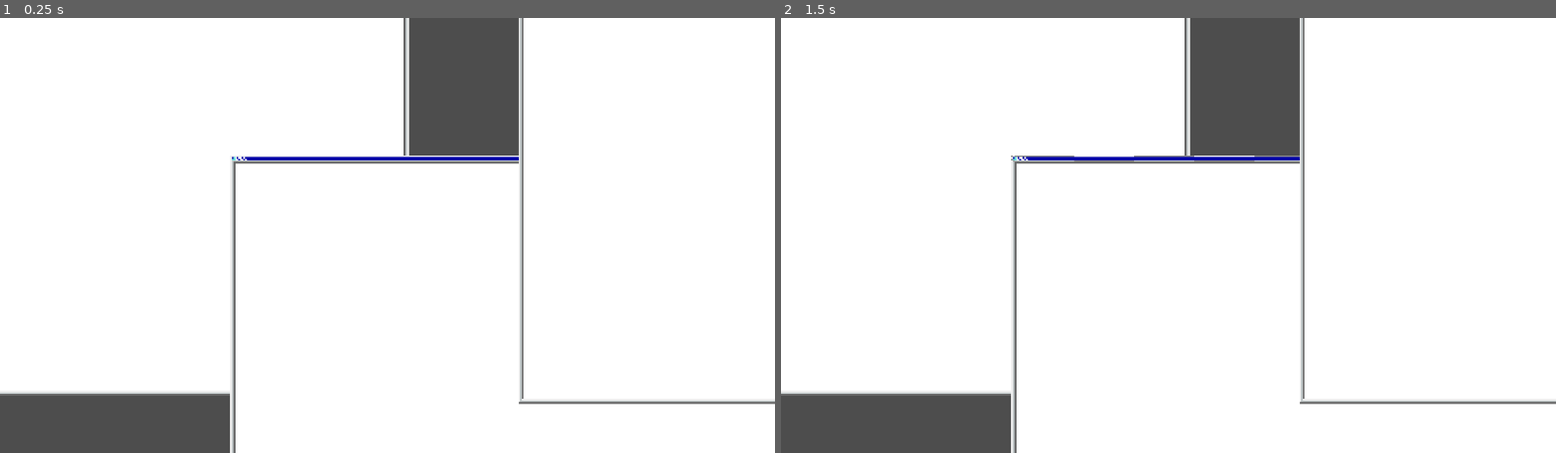
Above: before the commit, frames 1-2 (left to right).
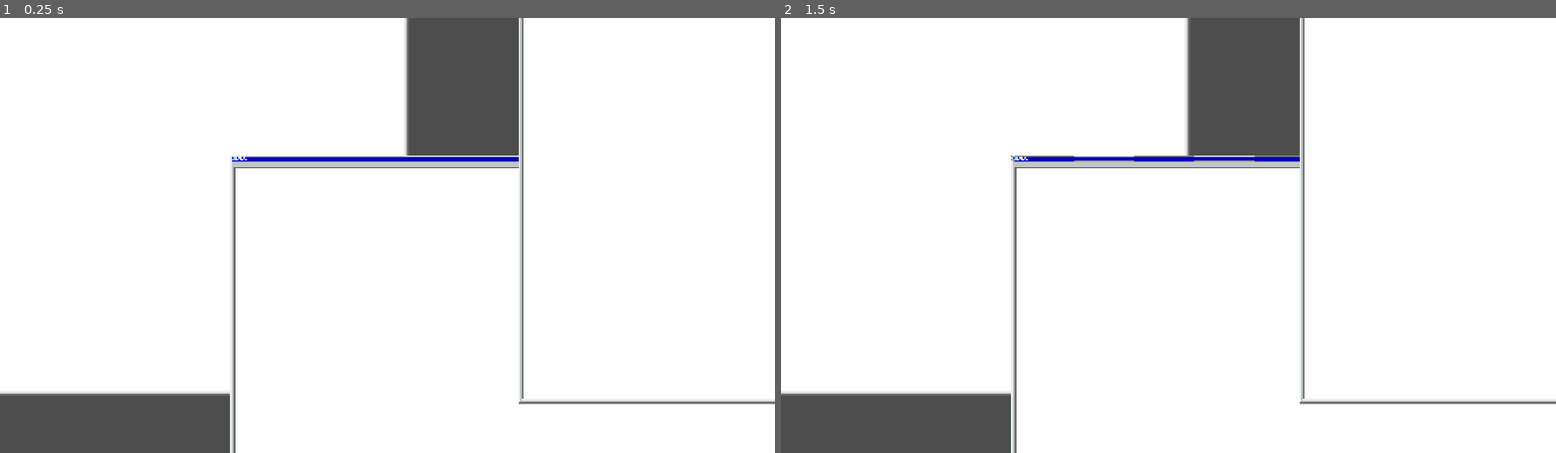
Above: after the commit, the same moments.

Repository: ManechLepage/BHX9
Game: Godot game, scene res://Scenes/main.tscn
The game is run twice, just before and just after one commit, with the same random seed, the same clock (stepped at 60 frames per second) and the same inputs.
Inputs (mouse positions are in pixels of both pictures, inside the frame that each line leads up to):
- Up to frame 1 (0.25 s): no input
- Up to frame 2 (1.5 s): click (1315, 157) at 0.5 s; click (1315, 157) at 1.25 s

The runs differ from the first frame. In frame 1, 0.8% of the frame differs, in the area x 29-67%, y 0-35%; in frame 2, 0.7%.

Commit message:
tabs update

Diff:
--- a/bhx-9/Scenes/Windows/window.tscn
+++ b/bhx-9/Scenes/Windows/window.tscn
@@ -9,7 +9,7 @@
 texture = ExtResource("1_28hdt")
 region_rect = Rect2(0, 0, 32, 32)
 patch_margin_left = 10
-patch_margin_top = 5
+patch_margin_top = 8
 patch_margin_right = 10
 patch_margin_bottom = 3
 script = ExtResource("1_g88ka")
--- a/bhx-9/Visual/main.tres
+++ b/bhx-9/Visual/main.tres
@@ -57,21 +57,22 @@
 
 [sub_resource type="StyleBoxTexture" id="StyleBoxTexture_1tyxu"]
 texture = ExtResource("1_xrraj")
-texture_margin_left = 10.161709
-texture_margin_top = 5.0
-texture_margin_right = 10.0
+texture_margin_left = 10.0
+texture_margin_top = 8.0
+texture_margin_right = 13.0
 texture_margin_bottom = 3.0
 expand_margin_left = 2.0
 expand_margin_top = 5.0
 expand_margin_right = 2.0
 expand_margin_bottom = 2.0
+region_rect = Rect2(0, 0, 32, 32)
 
 [resource]
 default_font = ExtResource("1_tiivk")
 default_font_size = 19
 Button/styles/disabled = SubResource("StyleBoxTexture_vmutd")
 Button/styles/focus = SubResource("StyleBoxTexture_mm0tm")
-Button/styles/hover = null
+Button/styles/hover = SubResource("StyleBoxTexture_rcuxm")
 Button/styles/normal = SubResource("StyleBoxTexture_rcuxm")
 Button/styles/pressed = SubResource("StyleBoxTexture_isbx3")
 PanelContainer/styles/panel = SubResource("StyleBoxTexture_1tyxu")
Binary file changed: bhx-9/Visual/sprites/tabsPatch.png
Not shown, added: bhx-9/Visual/sprites/.arrowRight.png-autosave.kra
Not shown, changed: bhx-9/Visual/sprites/tabsPatch.png~
